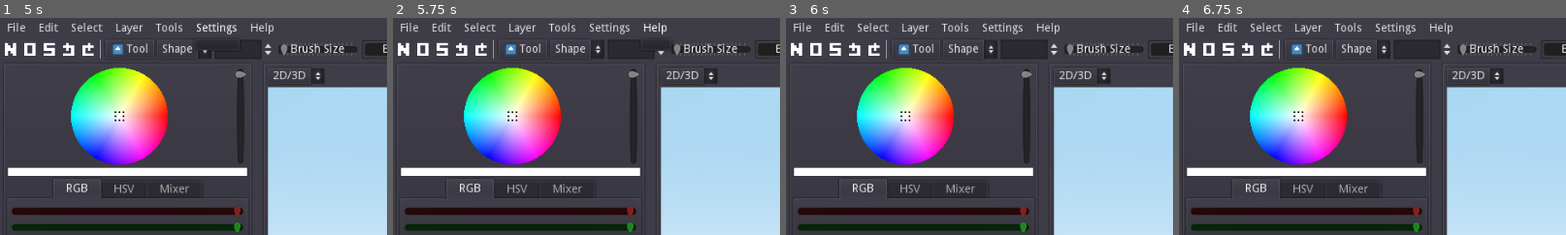
Above: before the commit, frames 1-4 (left to right).
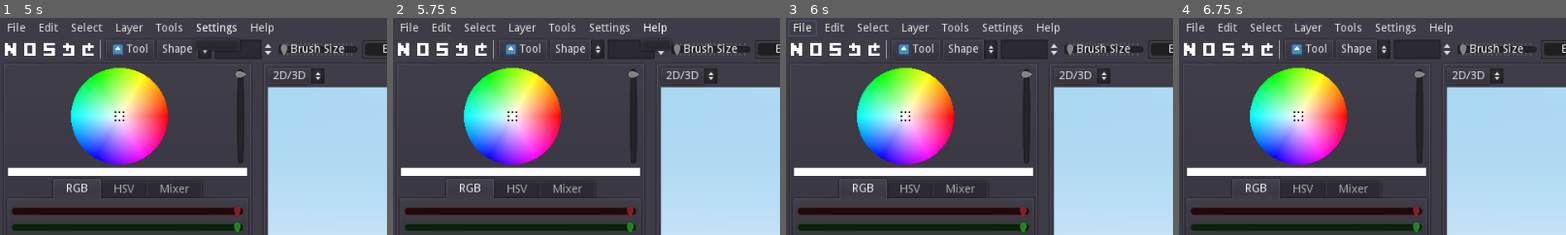
Above: after the commit, the same moments.

Repository: tianer2820/BetterSkin2
Game: Godot game, scene res://assets/gui_root.tscn
The game is run twice, just before and just after one commit, with the same random seed, the same clock (stepped at 60 frames per second) and the same inputs. The engine's default icon, where the game draws it, is replaced by a stand-in: a white triangle on a blue panel in a dark square.
Inputs (mouse positions are % of the whole screen's width and height, from its top left):
- Up to frame 1 (5 s): click "File" at 0.5 s; click "Edit" at 1.25 s; click "Select" at 2 s; click "Layer" at 2.75 s; click "Tools" at 3.5 s; click "Settings" at 4.25 s
- Up to frame 2 (5.75 s): click "Help" at 5 s
- Up to frame 3 (6 s): click (1, 7) at 5.75 s
- Up to frame 4 (6.75 s): click (1, 7) at 6.5 s
The pictures show only the part of the screen within x 0-50%, y 0-50%; the shares and areas given below are measured in that part.

Frames 1-2 are identical in both runs. In frame 3, less than 0.1% of the frame differs, in the area x 0-9%, y 0-9%; in frame 4, nothing differs.

Commit message:
cleaned document manager code, made menu bar a separate scene

Diff:
--- a/assets/gui_root.tscn
+++ b/assets/gui_root.tscn
@@ -7,6 +7,7 @@
 [ext_resource path="res://assets/main_viewport/main_viewport.tscn" type="PackedScene" id=5]
 [ext_resource path="res://assets/main_color_selector/main_color_selector.tscn" type="PackedScene" id=6]
 [ext_resource path="res://assets/tool_selector/tool_selector.tscn" type="PackedScene" id=7]
+[ext_resource path="res://assets/menu_bar/menu_bar.tscn" type="PackedScene" id=8]
 
 [sub_resource type="StyleBoxFlat" id=1]
 content_margin_left = 3.0
@@ -53,69 +54,7 @@
 "_edit_use_anchors_": false
 }
 
-[node name="MenuBar" type="HBoxContainer" parent="VBox"]
-margin_right = 954.0
-margin_bottom = 20.0
-
-[node name="FileButton" type="MenuButton" parent="VBox/MenuBar"]
-margin_right = 35.0
-margin_bottom = 20.0
-text = "File"
-items = [ "New", null, 0, false, false, 0, 0, null, "", false, "Open", null, 0, false, false, 1, 0, null, "", false, "Save", null, 0, false, false, 2, 0, null, "", false ]
-switch_on_hover = true
-
-[node name="EditButton" type="MenuButton" parent="VBox/MenuBar"]
-margin_left = 39.0
-margin_right = 75.0
-margin_bottom = 20.0
-focus_mode = 2
-text = "Edit"
-switch_on_hover = true
-__meta__ = {
-"_edit_use_anchors_": false
-}
-
-[node name="SelectButton" type="MenuButton" parent="VBox/MenuBar"]
-margin_left = 79.0
-margin_right = 130.0
-margin_bottom = 20.0
-focus_mode = 2
-text = "Select"
-switch_on_hover = true
-__meta__ = {
-"_edit_use_anchors_": false
-}
-
-[node name="LayerButton" type="MenuButton" parent="VBox/MenuBar"]
-margin_left = 134.0
-margin_right = 180.0
-margin_bottom = 20.0
-text = "Layer"
-switch_on_hover = true
-
-[node name="ToolsButton" type="MenuButton" parent="VBox/MenuBar"]
-margin_left = 184.0
-margin_right = 230.0
-margin_bottom = 20.0
-focus_mode = 2
-text = "Tools"
-switch_on_hover = true
-
-[node name="SettingsButton" type="MenuButton" parent="VBox/MenuBar"]
-margin_left = 234.0
-margin_right = 297.0
-margin_bottom = 20.0
-focus_mode = 2
-text = "Settings"
-switch_on_hover = true
-
-[node name="HelpButton" type="MenuButton" parent="VBox/MenuBar"]
-margin_left = 301.0
-margin_right = 343.0
-margin_bottom = 20.0
-focus_mode = 2
-text = "Help"
-switch_on_hover = true
+[node name="MenuBar" parent="VBox" instance=ExtResource( 8 )]
 
 [node name="ConvenientBar" type="HBoxContainer" parent="VBox"]
 margin_top = 24.0
@@ -323,4 +262,20 @@
 margin_right = 954.0
 margin_bottom = 482.0
 
+[node name="GlobalDialogs" type="Control" parent="."]
+margin_left = 3.0
+margin_top = 3.0
+margin_right = 957.0
+margin_bottom = 537.0
+mouse_filter = 2
+__meta__ = {
+"_edit_lock_": true
+}
+
+[node name="NewDocumentDialog" type="WindowDialog" parent="GlobalDialogs"]
+margin_left = 161.0
+margin_top = 77.0
+margin_right = 568.0
+margin_bottom = 410.0
+
 [connection signal="pick_color" from="VBox/MainSplit/SettingsSplit/ColorSelector" to="." method="_on_ColorSelector_pick_color"]
--- a/assets/main_viewport/2d_panel/2Dworld.gd
+++ b/assets/main_viewport/2d_panel/2Dworld.gd
@@ -9,7 +9,7 @@
 
 
 func _ready() -> void:
-	DocumentManager.connect("document_rerendered", self, "_refresh_render")
+	DocumentManager.connect("skin_rerendered", self, "_refresh_render")
 
 
 func _unhandled_input(event: InputEvent) -> void:
--- a/assets/main_viewport/3d_panel/3DWorld.gd
+++ b/assets/main_viewport/3d_panel/3DWorld.gd
@@ -8,7 +8,7 @@
 onready var _camera = $CameraRoot/Camera
 
 func _ready() -> void:
-	DocumentManager.connect("document_rerendered", self, "_refresh_render")
+	DocumentManager.connect("skin_rerendered", self, "_refresh_render")
 
 
 
--- /dev/null
+++ b/assets/menu_bar/menu_bar.gd
@@ -0,0 +1,37 @@
+extends HBoxContainer
+
+
+
+
+
+func _ready() -> void:
+	$FileButton.get_popup().connect("id_pressed", self, "_on_file_menu_id_pressed")
+
+
+func _on_edit_menu_id_pressed(id: int):
+	match id:
+		0:
+			# new
+			pass
+		1:
+			# open
+			pass
+		2:
+			# save
+			pass
+
+
+func _on_select_menu_id_pressed(id: int):
+	pass
+
+func _on_layer_menu_id_pressed(id: int):
+	pass
+
+func _on_tools_menu_id_pressed(id: int):
+	pass
+
+func _on_settings_menu_id_pressed(id: int):
+	pass
+
+func _on_help_menu_id_pressed(id: int):
+	pass
--- /dev/null
+++ b/assets/menu_bar/menu_bar.tscn
@@ -0,0 +1,73 @@
+[gd_scene load_steps=2 format=2]
+
+[ext_resource path="res://assets/menu_bar/menu_bar.gd" type="Script" id=1]
+
+[node name="MenuBar" type="HBoxContainer"]
+margin_right = 954.0
+margin_bottom = 20.0
+script = ExtResource( 1 )
+__meta__ = {
+"_edit_use_anchors_": false
+}
+
+[node name="FileButton" type="MenuButton" parent="."]
+margin_right = 35.0
+margin_bottom = 20.0
+focus_mode = 2
+text = "File"
+items = [ "New", null, 0, false, false, 0, 0, null, "", false, "Open", null, 0, false, false, 1, 0, null, "", false, "Save", null, 0, false, false, 2, 0, null, "", false ]
+switch_on_hover = true
+
+[node name="EditButton" type="MenuButton" parent="."]
+margin_left = 39.0
+margin_right = 75.0
+margin_bottom = 20.0
+focus_mode = 2
+text = "Edit"
+switch_on_hover = true
+__meta__ = {
+"_edit_use_anchors_": false
+}
+
+[node name="SelectButton" type="MenuButton" parent="."]
+margin_left = 79.0
+margin_right = 130.0
+margin_bottom = 20.0
+focus_mode = 2
+text = "Select"
+switch_on_hover = true
+__meta__ = {
+"_edit_use_anchors_": false
+}
+
+[node name="LayerButton" type="MenuButton" parent="."]
+margin_left = 134.0
+margin_right = 180.0
+margin_bottom = 20.0
+focus_mode = 2
+text = "Layer"
+switch_on_hover = true
+
+[node name="ToolsButton" type="MenuButton" parent="."]
+margin_left = 184.0
+margin_right = 230.0
+margin_bottom = 20.0
+focus_mode = 2
+text = "Tools"
+switch_on_hover = true
+
+[node name="SettingsButton" type="MenuButton" parent="."]
+margin_left = 234.0
+margin_right = 297.0
+margin_bottom = 20.0
+focus_mode = 2
+text = "Settings"
+switch_on_hover = true
+
+[node name="HelpButton" type="MenuButton" parent="."]
+margin_left = 301.0
+margin_right = 343.0
+margin_bottom = 20.0
+focus_mode = 2
+text = "Help"
+switch_on_hover = true
--- a/scripts/document_manager.gd
+++ b/scripts/document_manager.gd
@@ -1,12 +1,12 @@
 extends Node
 
 
-signal document_rerendered
+signal skin_rerendered
 
 
-var active_document: SkinDocument
-var buffer_layer: SkinLayer
-var rendered_skin: Image
+var active_skin: SkinDocument setget _set_active_skin
+var buffer_layer: SkinLayer setget _read_only
+var rendered_skin: Image setget _read_only
 
 
 var _queue_render_skin: bool = true
@@ -15,37 +15,39 @@
 # Called when the node enters the scene tree for the first time.
 func _ready() -> void:
 	# test code
-	active_document = SkinDocument.new(SkinDocument.TYPE_STEVE)
+	active_skin = SkinDocument.new(SkinDocument.TYPE_STEVE)
 
 func _process(delta: float) -> void:
+	# render skin each frame if needed
 	if _queue_render_skin:
-		rendered_skin = SkinRenderer.render_skin_doc(active_document)
-		emit_signal("document_rerendered")
+		rendered_skin = SkinRenderer.render_skin_doc(active_skin)
+		emit_signal("skin_rerendered")
 		_queue_render_skin = false
 
 
-func create_new_skin():
+func ask_create_new_skin():
 	pass
 # load skin doc from file
-func load_skin():
+func ask_load_skin():
 	pass
 # save skin doc to file
-func save_skin():
+func ask_save_skin(save_as=false):
 	pass
 
 
 # open a loaded skin document
-func open_skin_document(doc):
-	pass
-# get the currently opened skin doc
-func get_current_skin() -> SkinDocument:
-	pass
-	return active_document
+func _set_active_skin(doc):
+	_read_only(doc)
 
 func get_draw_layer() -> SkinLayer:
-	return active_document.get_active_layer()
+	return active_skin.get_active_layer()
 
 
 # queue render skin on next frame. Must be called when skin is modified.
 func queue_render_skin():
 	_queue_render_skin = true
+
+
+
+func _read_only(new_value):
+	assert(false, "cannot assign to read-only property")
Not shown: 1 places in assets/gui_root.tscn that only renumber resources
